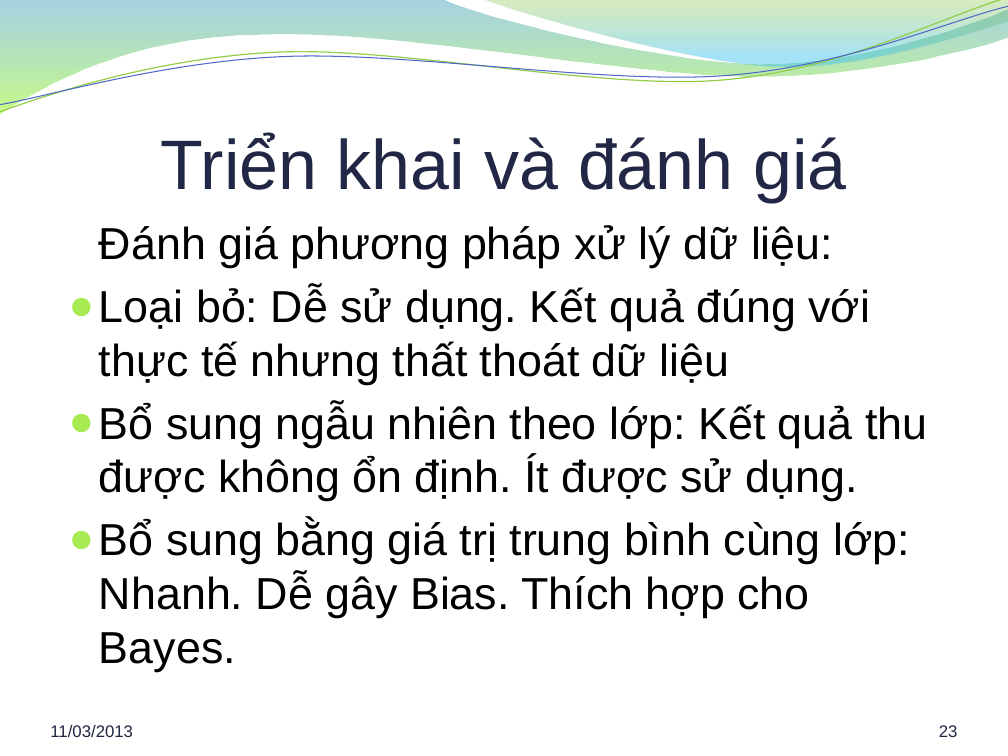
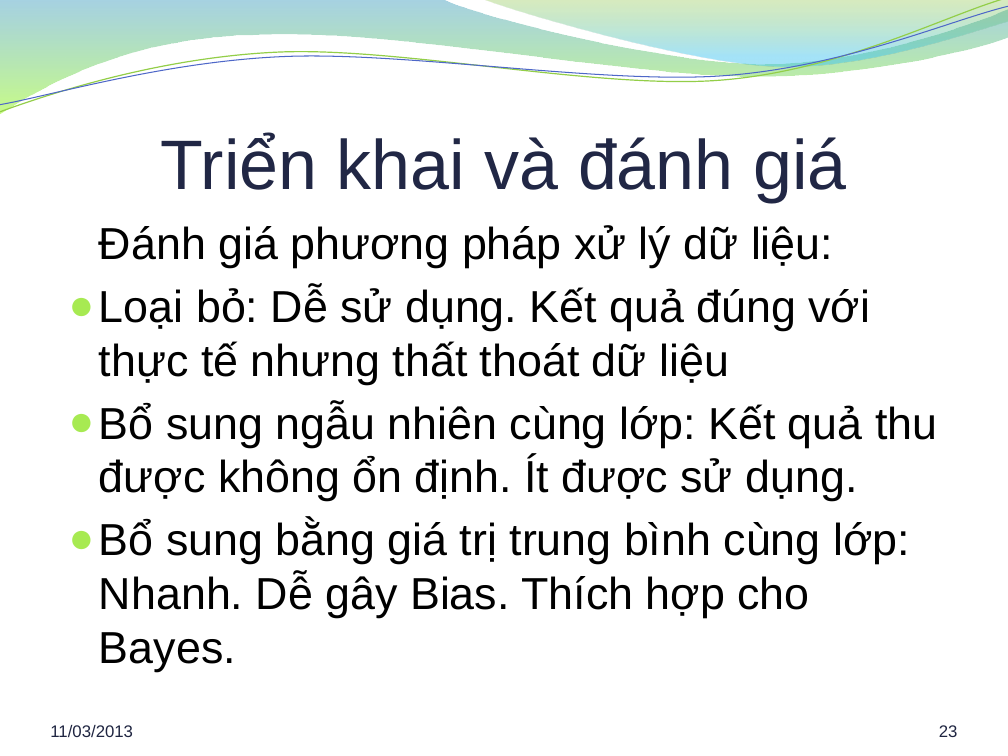
Before and after one commit to hung94it/benhvien, a slide deck: slide 23 of Diabetes/Documents/Report/Bao cao khoa luan.pptx. Drawn at 1008x756 pixels with LibreOffice and Linux fonts; fonts in the diff are those of the drawing; background and template pictures are left out. Boxes give left, top, right and bottom in pixels: in the first picture for what was removed or moved away, otherwise in the second. Text is boxed around its words. In the diff, an @@ line names an element or a change of style, - is before the commit and + after.

```diff
--- a/Diabetes/Documents/Report/Bao cao khoa luan.pptx
+++ b/Diabetes/Documents/Report/Bao cao khoa luan.pptx
@@ text at (99, 403, 937, 501): text changed @@
-● Bổ sung ngẫu nhiên theo lớp: Kết quả thu được không ổn định. Ít được sử dụng.
+● Bổ sung ngẫu nhiên cùng lớp: Kết quả thu được không ổn định. Ít được sử dụng.
```
Also in this commit, not shown: 3 other slides changed, 3 other files.
